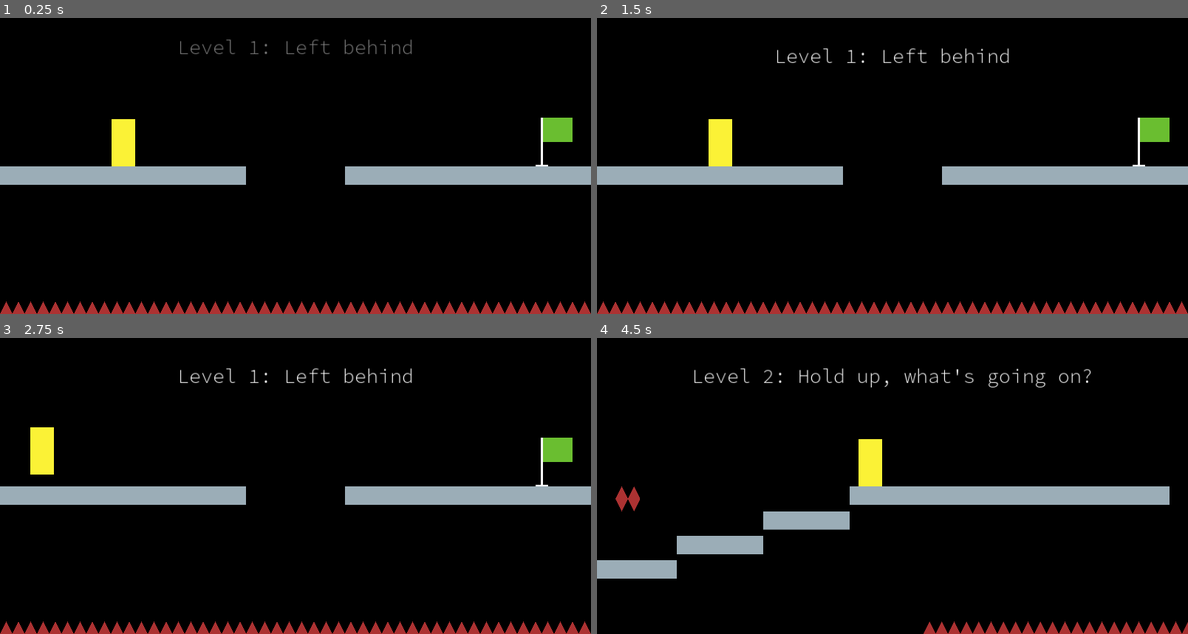
Above: before the commit, frames 1-4 (two rows, left to right).
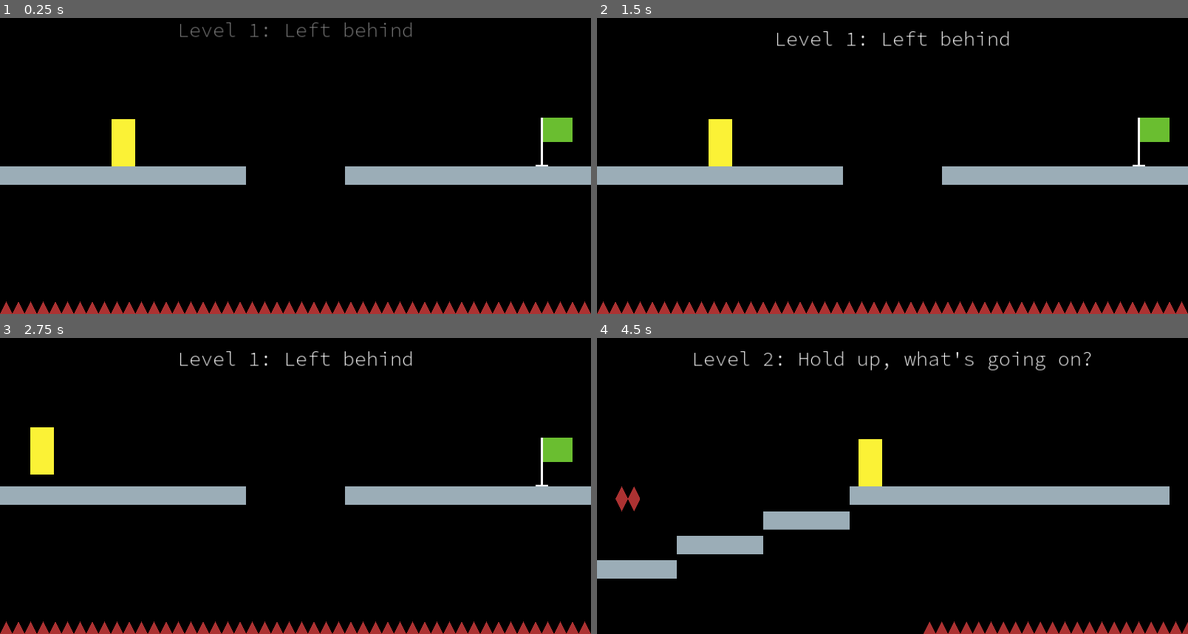
Above: after the commit, the same moments.

Repository: Julian-Vos/out-of-the-box
Game: Godot game, scene res://scenes/game.tscn
The game is run twice, just before and just after one commit, with the same random seed, the same clock (stepped at 60 frames per second) and the same inputs.
Inputs (mouse positions are in pixels of both pictures, inside the frame that each line leads up to):
- Up to frame 1 (0.25 s): no input
- Up to frame 2 (1.5 s): tap Enter at 0.5 s; drag from (721, 142) to (1152, 142) at 0.52 s; tap Space at 1.25 s; drag from (1069, 192) to (1152, 142) at 1.27 s
- Up to frame 3 (2.75 s): tap Enter at 2 s; move the mouse to (118, 409) at 2.02 s; hold A (left) from 2.03 s (still down); hold W (up) from 2.03 s (still down); click (118, 409) at 2.17 s
- Up to frame 4 (4.5 s): release A (left) at 2.75 s; release W (up) at 2.75 s; drag from (922, 462) to (638, 456) at 2.77 s; tap Space at 3.5 s; move the mouse to (803, 376) at 3.52 s; hold A (left) 3.53-4.25 s; hold W (up) 3.53-4.25 s; click (803, 376) at 3.67 s; drag from (1022, 444) to (803, 376) at 4.27 s

The runs differ from the first frame. In frame 1, 0.7% of the frame differs, in the area x 30-70%, y 1-13%; in frame 2, 0.9%; in frame 3, 0.9%; in frame 4, 1.4%, in the area x 16-84%, y 4-17%.

Commit message:
Add level hints and messages to the UI

Diff:
--- a/scenes/ui.tscn
+++ b/scenes/ui.tscn
@@ -18,9 +18,9 @@
 visible = false
 anchors_preset = -1
 anchor_left = 0.5
-anchor_top = 0.25
+anchor_top = 0.2
 anchor_right = 0.5
-anchor_bottom = 0.25
+anchor_bottom = 0.2
 offset_left = -210.0
 offset_top = -22.5
 offset_right = 210.0
@@ -57,7 +57,7 @@
 [node name="Message" type="RichTextLabel" parent="VBoxContainer"]
 layout_mode = 2
 theme_override_fonts/normal_font = ExtResource("1_ulddr")
-theme_override_font_sizes/normal_font_size = 75
+theme_override_font_sizes/normal_font_size = 65
 bbcode_enabled = true
 text = "[center]You win![/center]"
 fit_content = true
--- a/scripts/secret.gd
+++ b/scripts/secret.gd
@@ -28,6 +28,7 @@
 	var tween = create_tween().set_trans(Tween.TRANS_SINE)
 
 	if game.current_level < 10:
+		ui.current_level_new = true
 		ui.show_current_level_name()
 
 		tween.tween_property(camera, 'position', game.get_current_level_position(), 1)
--- a/scripts/ui.gd
+++ b/scripts/ui.gd
@@ -12,9 +12,22 @@
 	'0ut 0f the b0x',
 ]
 const GREEN = Color8(106, 190, 48, 128)
+const LEVEL_HINTS = [
+	'The level name tells you which direction to go.',
+	'The level name tells you which key to hold.',
+	'Find the invisible stairs.',
+	'Some things can be removed with the left mouse button.',
+	"You've gone three directions so far: left, up, right, ...",
+	"Good things come to those who wait.",
+	'Something can be moved with the left mouse button.',
+	'Jump over something you usually jump into.',
+	'The level name contains odd characters.',
+]
 const TRANSPARENT = Color(0, 0, 0, 0)
 
 var level_name_tween
+var wins = 0
+var current_level_new = true
 
 @onready var player = $'../Player'
 @onready var start_ticks_msec = Time.get_ticks_msec()
@@ -28,14 +41,14 @@
 
 	level_name_tween = create_tween().set_trans(Tween.TRANS_SINE)
 
-	level_name_tween.tween_property($Label, 'anchor_top', 0.25, 0.5).from(0.2)
+	level_name_tween.tween_property($Label, 'anchor_top', 0.2, 0.5).from(0.15)
 	level_name_tween.parallel()
-	level_name_tween.tween_property($Label, 'anchor_bottom', 0.25, 0.5).from(0.2)
+	level_name_tween.tween_property($Label, 'anchor_bottom', 0.2, 0.5).from(0.15)
 	level_name_tween.parallel()
 	level_name_tween.tween_property($Label, 'modulate:a', 1, 0.5).from(0)
-	level_name_tween.tween_property($Label, 'anchor_top', 0.3, 0.5).set_delay(5)
+	level_name_tween.tween_property($Label, 'anchor_top', 0.25, 0.5).set_delay(5)
 	level_name_tween.parallel()
-	level_name_tween.tween_property($Label, 'anchor_bottom', 0.3, 0.5).set_delay(5)
+	level_name_tween.tween_property($Label, 'anchor_bottom', 0.25, 0.5).set_delay(5)
 	level_name_tween.parallel()
 	level_name_tween.tween_property($Label, 'modulate:a', 0, 0.5).set_delay(5)
 
@@ -58,6 +71,25 @@
 	tween.tween_property($ColorRect, 'modulate', Color.BLACK, 0.65).from(GREEN)
 
 	$ColorRect.visible = true
+
+	var message
+
+	match wins:
+		0: message = 'You win!'
+		1: message = 'You win?'
+		2: message = 'There must be more to it...'
+		3: message = 'Is this your definition of success? Completing the same task over and over?'
+		4: message = "That's exactly what they want you to think."
+		5: message = 'Freedom is finding your own way.'
+		6: message = 'Really?'
+		_:
+			message = "Alright next time you'll get a hint!" if current_level_new else LEVEL_HINTS[get_parent().current_level - 1]
+
+			current_level_new = false
+
+	wins += 1
+
+	$VBoxContainer/Message.text = '[center]%s[/center]' % message
 	$VBoxContainer.visible = true
 
 func _on_retry_pressed():
